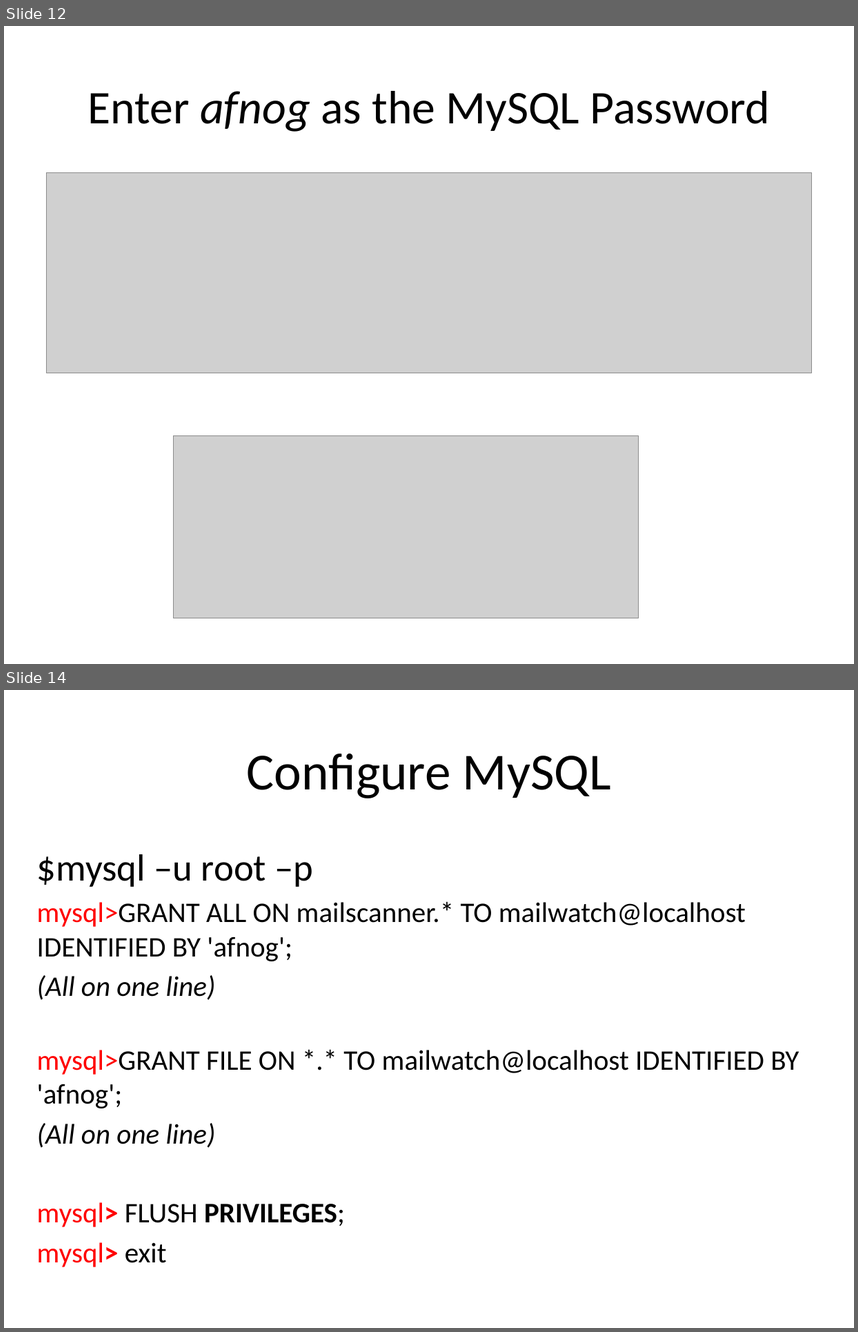
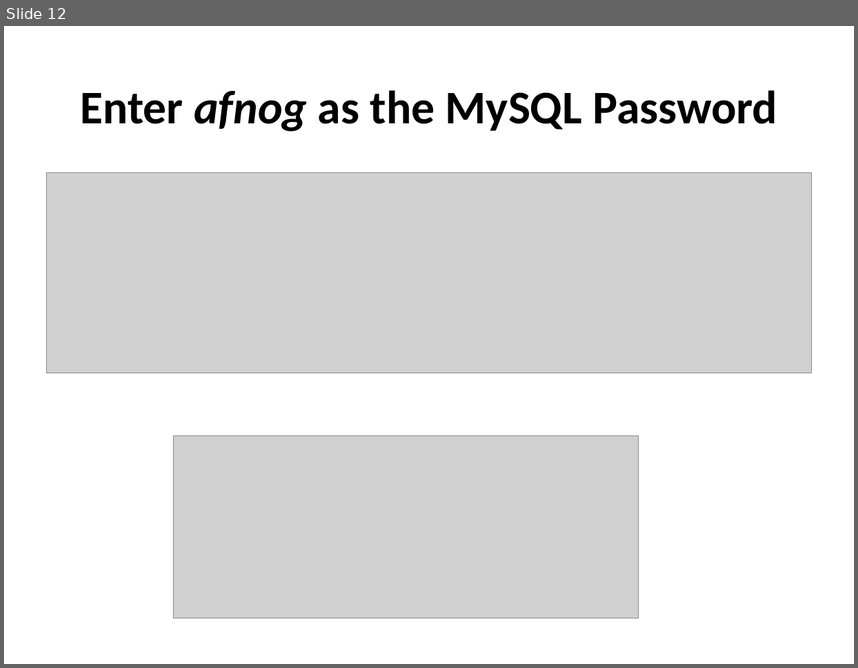
Before and after one commit to afnog/afnog.github.io, a slide deck: sse/postfix/mailfilter-pt2.pptx. Shown one above the other, each under a label of ours: slides 12 and 14 before the commit, slide 12 after it; the slides between them are not shown. The pictures are 858x1332 and 858x668 pixels, drawn with LibreOffice and Linux fonts; fonts in the diff are those of the drawing; grey boxes stand for pictures. Boxes give left, top, right and bottom in pixels: in the first picture for what was removed or moved away, otherwise in the second. Text is boxed around its words. In the diff, an @@ line names an element or a change of style, - is before the commit and + after.

```diff
--- a/sse/postfix/mailfilter-pt2.pptx
+++ b/sse/postfix/mailfilter-pt2.pptx
@@ slide 14 removed at (4, 690, 854, 1328), background #FFFFFF @@
@@ title removed at (246, 753, 611, 798) @@
-Configure MySQL
@@ text removed at (37, 854, 799, 1267) @@
-$mysql –u root –p
-mysql>GRANT ALL ON mailscanner.* TO mailwatch@localhost IDENTIFIED BY 'afnog';
-(All on one line)
-mysql>GRANT FILE ON *.* TO mailwatch@localhost IDENTIFIED BY 'afnog';
-(All on one line)
-mysql> FLUSH PRIVILEGES;
-mysql> exit
@@ slide 12 changed as well @@
@@ title "Enter afnog as the MySQL ..." at (80, 90, 777, 132): bold on @@
```
Also in this commit, not shown: 2 other slides changed, 9 slides added, 11 other slides removed.
